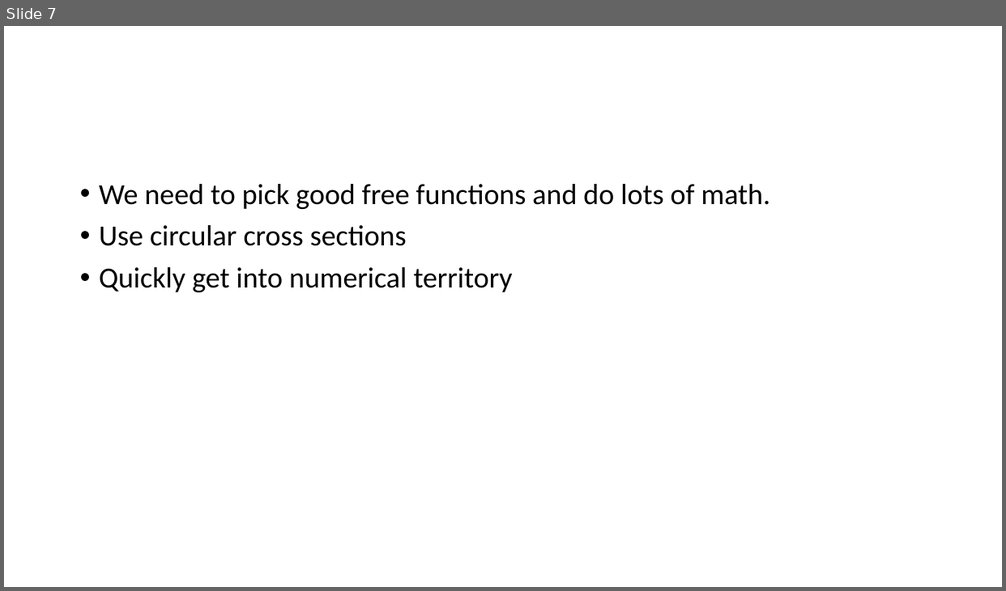
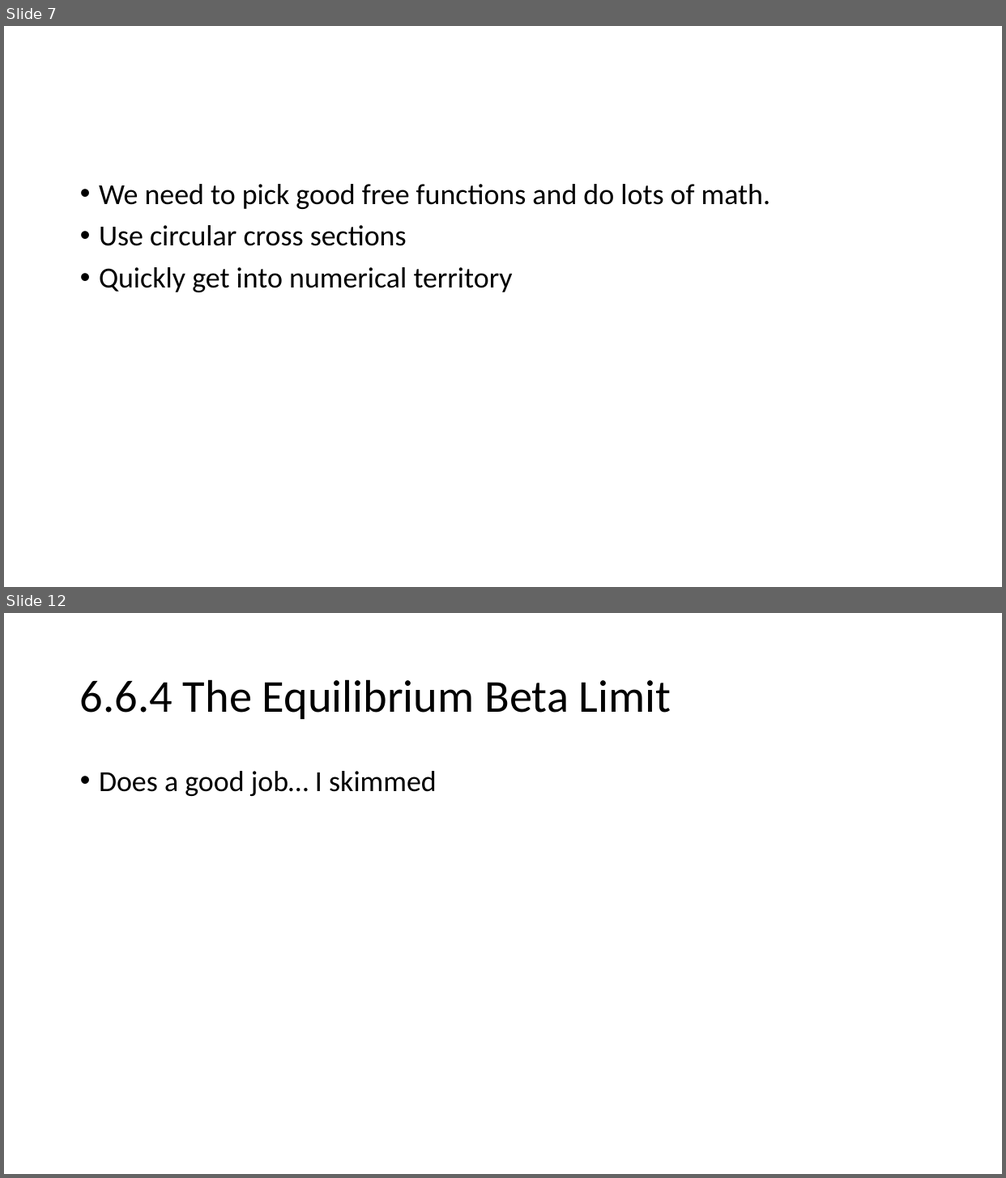
Before and after one commit to bartlettnbb2/academia, a slide deck: Presentations/IdealMHD_ch6.pptx. Shown one above the other, each under a label of ours: slide 7 before the commit, slides 7 and 12 after it; the slides between them are not shown. The pictures are 1006x591 and 1006x1178 pixels, drawn with LibreOffice and Linux fonts; fonts in the diff are those of the drawing; grey boxes stand for pictures. Boxes give left, top, right and bottom in pixels: in the first picture for what was removed or moved away, otherwise in the second. Text is boxed around its words. In the diff, an @@ line names an element or a change of style, - is before the commit and + after.

```diff
--- a/Presentations/IdealMHD_ch6.pptx
+++ b/Presentations/IdealMHD_ch6.pptx
@@ slide 12 added at box(4, 613, 1002, 1174), background #FFFFFF @@
@@ title added at box(80, 679, 671, 719), 44 pt, text #000000 @@
+6.6.4 The Equilibrium Beta Limit
@@ text added at box(99, 771, 437, 796), 28 pt, text #000000 @@
+• Does a good job… I skimmed
```
Also in this commit, not shown: 1 slide changed, 10 other slides added, 1 other file.
